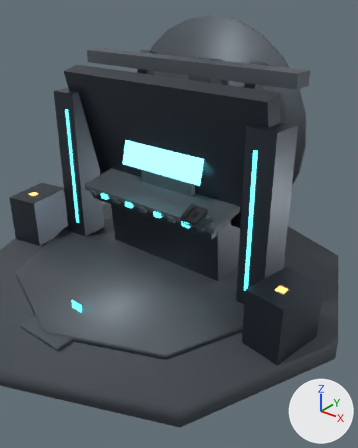
The glTF model public/assets/quest/quest_base_scene_v1.glb: old version first, new version second.
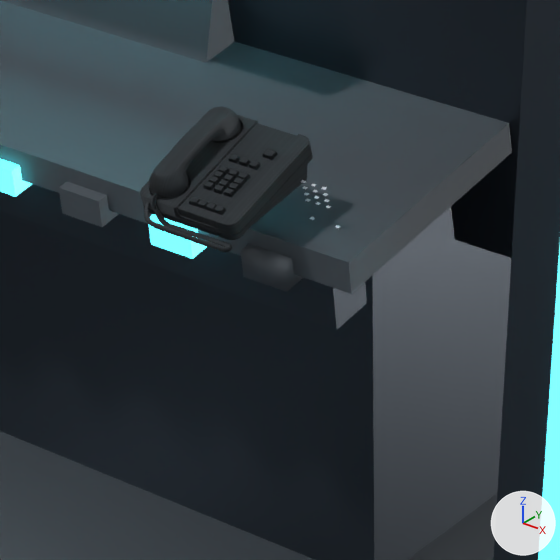
Old and new are each drawn from a 50 mm lens placed at (3.882, -2.968, 3.483), pointed at (0.728, 0.974, 1.039) and again close up on the part from 44% to 69% of the width and 42% to 62% of the height. The axes (+X, +Y, +Z) are drawn at lower right. The lights are the same throughout. The last two pictures show the newer version. Where no turn or scale is listed for an object, it has been applied to the vertices.

The first close-up shows 'ConsoleLip', 'ConsoleShelf', 'InnerPlatform', 'MainPanelFrame', 'MainPedestal', 'PedestalNeck', 'QuestPhoneModel', 'RightDataPylon', 'RightDataPylon_GlowStrip', 'StatusNib_07', 'StatusNib_08', 'StatusNib_09' and 1 more.
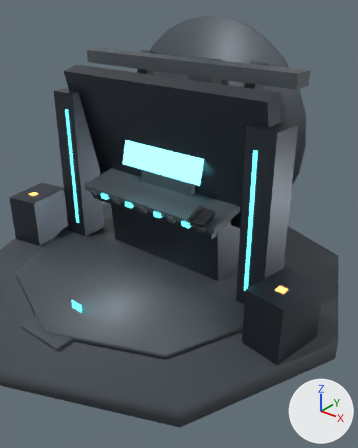
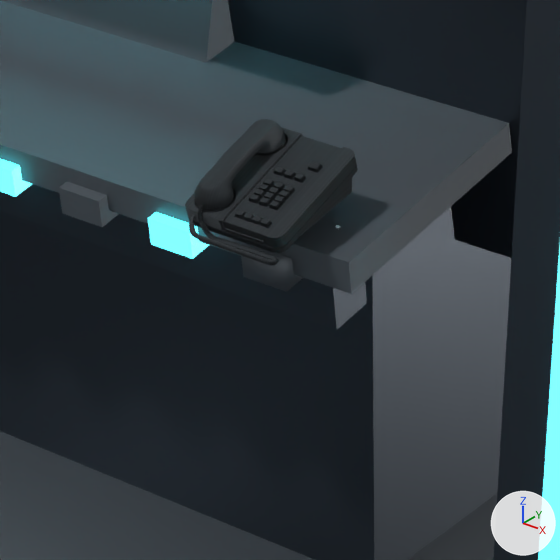
Boxes (x1, y1, x2, y2) around the edits, measured in the close-ups (560 x 560 px):
'QuestPhoneModel', moved
    before: (140, 106, 313, 252)
    after: (185, 119, 358, 265)

The edits, one by one:
Object 'QuestPhoneModel' (ob_questphonemodel) moves from (0.83, 1.135, 1.079) to (0.898, 1.183, 1.056).
